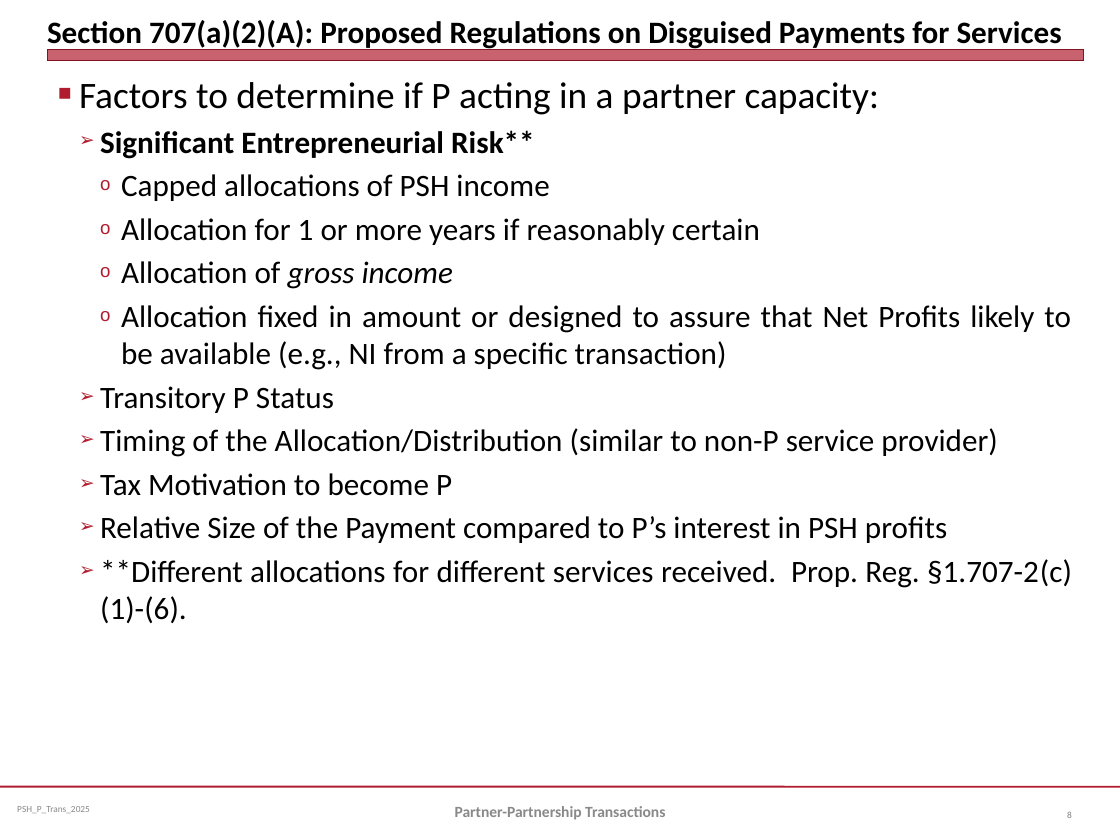
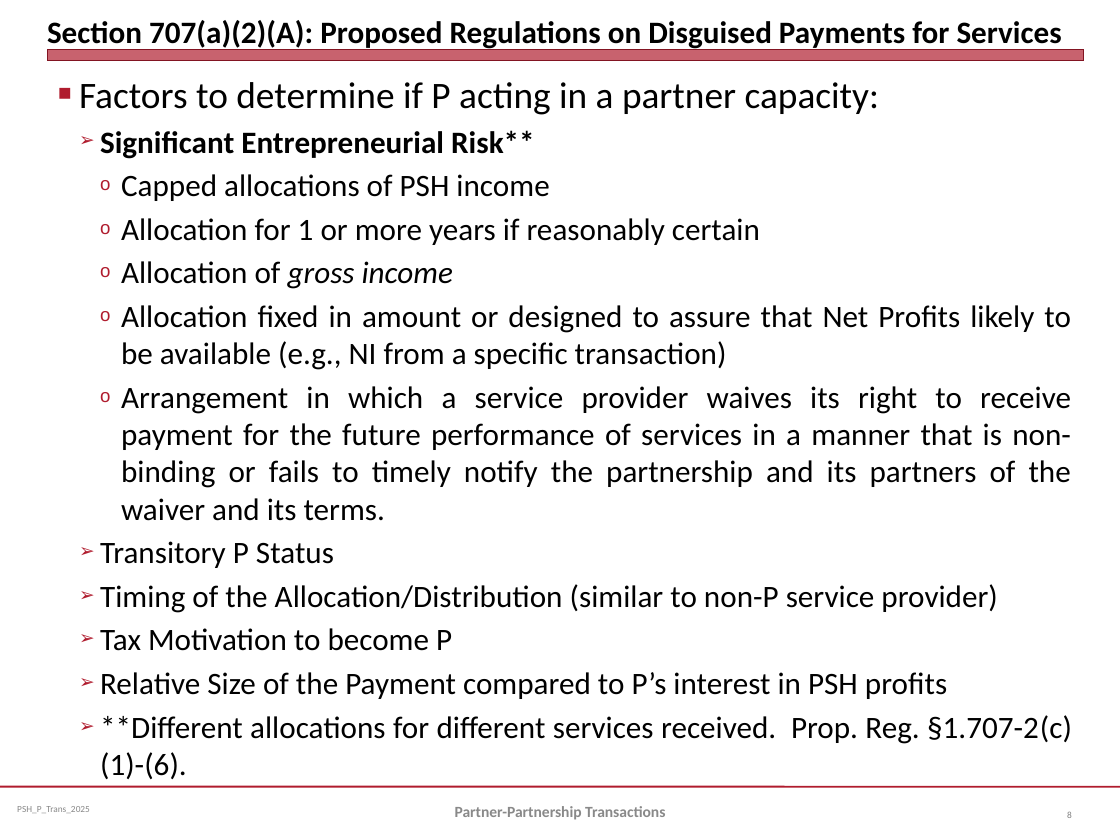
Before and after one commit to jmc877/Partnership-Tax, a slide deck: slide 8 of slides/PSH_P_Trans_2025.pptx. Drawn at 1120x840 pixels with LibreOffice and Linux fonts; fonts in the diff are those of the drawing. Boxes give left, top, right and bottom in pixels: in the first picture for what was removed or moved away, otherwise in the second. Text is boxed around its words. In the diff, an @@ line names an element or a change of style, - is before the commit and + after.

```diff
--- a/slides/PSH_P_Trans_2025.pptx
+++ b/slides/PSH_P_Trans_2025.pptx
@@ text at bbox=[121, 386, 1071, 521]: paragraph added @@
+    o Arrangement in which a service provider waives its right to receive payment for the future performance of services in a manner that is non-binding or fails to timely notify the partnership and its partners of the waiver and its terms.
```
Also in this commit, not shown: 1 other slide changed.
